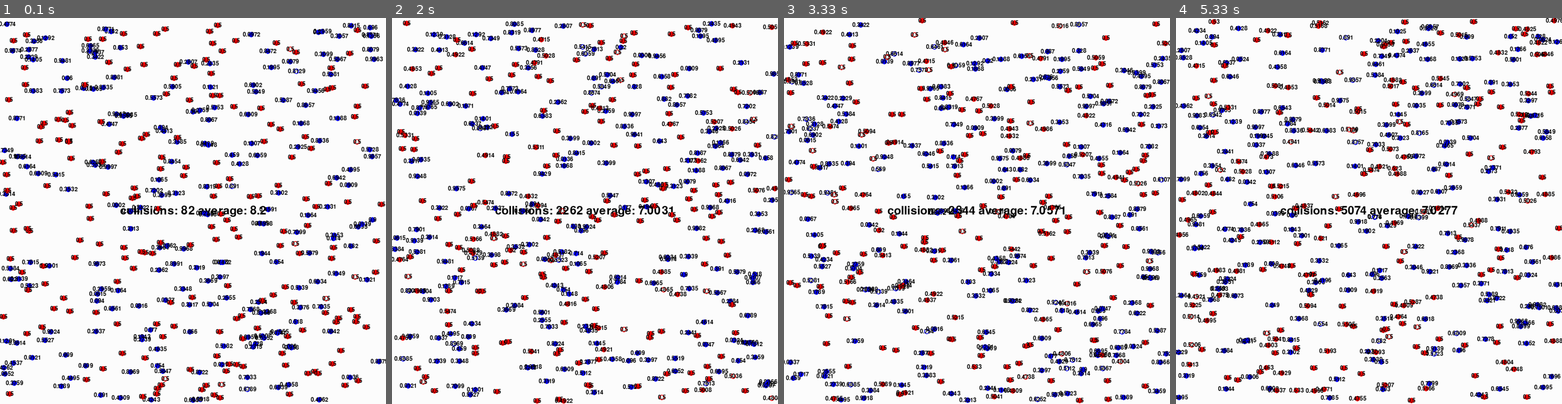
Above: before the commit, frames 1-4 (left to right).
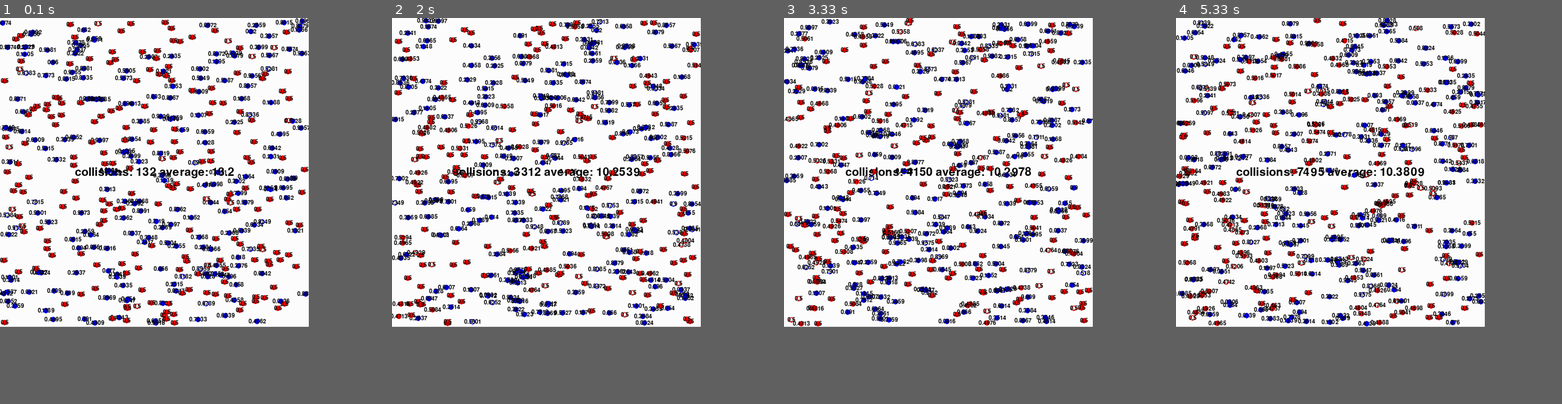
Above: after the commit, the same moments.

Repository: courtiol/choosiness
Game: pygame game, started from simulate.py
Same seed, same stepped clock (60 frames per second), same inputs: the game is played once before the commit and once after it.
Inputs:
- Up to frame 1 (0.1 s): no input
- Up to frame 2 (2 s): hold Right 0.33-0.8 s; hold Right 0.83-1.3 s; hold Left 1.33-1.87 s; hold Left from 1.9 s (still down)
- Up to frame 3 (3.33 s): release Left at 2.37 s; hold Right 2.4-3.03 s; hold Left from 3.07 s (still down)
- Up to frame 4 (5.33 s): release Left at 3.53 s; hold Right 3.57-4.03 s; hold Right 4.07-4.53 s; hold Left 4.57-5.1 s; hold Left from 5.13 s (still down)
In our replay, the window is 900x900 before the commit and 720x720 after it. These sizes can differ from the game's own. Grey fills any space a smaller window leaves; there, only what the larger window draws over its background counts as a difference.

The runs differ from the first frame. In frame 1, 25% of the frame differs, in the area x 0-100%, y 0-100%; in frame 2, 26%; in frame 3, 27%; in frame 4, 27%.

Commit message:
First fix for visualization with matplotlib - all 4 diagrams are now realized as subplots - size dynamic dependent of the window size

Diff:
--- a/CSimulation.py
+++ b/CSimulation.py
@@ -3,7 +3,7 @@
 from Visualization.CVisualizationBaseClass import CSimpleVisualization
 from Visualization.VisualizationWithPygame import CDiagramVisualizationOfSimulation
 from Visualization.VisualizationWithPygame import CNoVisualizationOfSimulation
-from Visualization.VisualizationWithPygame import CTestVisualization
+from Visualization.VisualizationWithPygame import CVisualizationWithMatplotlib
 import pickle
 
 
@@ -22,8 +22,8 @@
 
 class CSimulationSettings:
     def __init__(self):
-        self.width = 1000
-        self.height = 1000
+        self.width = 800
+        self.height = 800
         self.size_of_population = 400
         self.sex_ratio = 0.5
         self.s = 0.999
@@ -53,7 +53,7 @@
         self.visualizations_of_simulation.append(self.graphics_2D)
         self.visualizations_of_simulation.append(self.graphics_diagram)
         self.visualizations_of_simulation.append(CNoVisualizationOfSimulation(self))  # no visualization
-        self.visualizations_of_simulation.append(CTestVisualization(self))
+        self.visualizations_of_simulation.append(CVisualizationWithMatplotlib(self))
         self.graphicsSimulation = self.visualizations_of_simulation[0]
         self.visualization_pointer = 0  # which visualization
 
--- a/Visualization/VisualizationWithPygame.py
+++ b/Visualization/VisualizationWithPygame.py
@@ -15,11 +15,13 @@
 class CVisualizationWithPygame(CVisualizationBaseClass):
     def __init__(self, simulation):
         CVisualizationBaseClass.__init__(self, simulation)
+        self.width_of_window = self.simulation.settings.width #ToDo: Assign better with parameters of constructor
+        self.height_of_window = self.simulation.settings.height
 
     # overwrite
     def init_display(self):
         global screen
-        screen = pygame.display.set_mode((self.simulation.settings.width, self.simulation.settings.height))
+        screen = pygame.display.set_mode((self.width_of_window, self.height_of_window))
         pygame.display.set_caption("Simulation with "+str(self.simulation.population.get_current_females_size()) +
                                    ' females in red and '+str(self.simulation.population.get_current_males_size()) +
                                    ' males in blue')
@@ -277,61 +279,67 @@
 # useful tutorial for matplotlib http://matplotlib.org/users/pyplot_tutorial.html
 
 
-class CTestVisualization(CVisualizationWithPygame):
+class CVisualizationWithMatplotlib(CVisualizationWithPygame):
+    """
+    Display statistics of the the simulation with 4 histograms (for female choosiness, male choosiness, female quality,
+    male quality)
+    """
     def __init__(self, simulation):
         CVisualizationWithPygame.__init__(self, simulation)
-        self.fig = pylab.figure(figsize=[4, 4], dpi=100)
-        self.ax = self.fig.add_subplot(111)
+
+        x_size = int(self.width_of_window/100)
+        y_size = int(self.height_of_window/100)
+        self.fig = pylab.figure(figsize=[x_size, y_size], dpi=100)
+
         self.canvas = agg.FigureCanvasAgg(self.fig)
         self.num_bins = 20
-        # it not necessary to update in every step the graphics
+
+        # it is not necessary to update in every step the graphics
         # take expected life = average time of one generation as update rate
-        self.update_in_every_n_step = int(round(1/(1-self.simulation.settings.s)))
+        # self.update_in_every_n_step = int(round(1/(1-self.simulation.settings.s)))
+        self.update_in_every_n_step = 1 # ToDo: comment and take line up
         self.counter = 0
 
     def draw_simulation(self):
         if self.counter != 0:
             return
-        #ToDo: Make all plots as subplots. (See here: http://matplotlib.org/examples/pylab_examples/subplots_demo.html)
         self.counter = (self.counter+1) % self.update_in_every_n_step
 
-        # collect data for plots
+        # Get data to plot
         females_choosiness = self._get_female_choosiness_array()
         males_choosiness = self._get_male_choosiness_array()
         females_quality = self._get_female_quality_array()
         males_quality = self._get_male_quality_array()
 
-        # clears the previous diagram
-        self.canvas.figure.clf()
-
-        # make four subplots
-        f, axarr = plt.subplots(2, 2)
-        self._plot(females_choosiness, 'red', 'Choosiness of Females', 'choosiness', axarr[0, 0])
-        self._plot(males_choosiness, 'blue', 'Choosiness of Males', 'choosiness', axarr[0, 1])
-        self._plot(females_quality, 'red', 'Quality of Females', 'quality', axarr[1, 0])
-        self._plot(males_quality, 'blue', 'Quality of Males', 'quality', axarr[1, 1])
-
-        #draw the new diagram
+        # assemble plot
+        self.canvas.figure.clf()  # clears the previous diagram
+        plt.subplot(221) # first subplot of 2×2 subplots
+        self._plot(females_choosiness, 'red', 'Choosiness of Females', 'choosiness')
+        plt.subplot(222) # second subplot of 2×2 subplots
+        self._plot(males_choosiness, 'blue', 'Choosiness of Males', 'choosiness')
+        plt.subplot(223) # third subplot of 2×2 subplots
+        self._plot(females_quality, 'red', 'Quality of Females', 'quality')
+        plt.subplot(224) # fourth subplot of 2×2 subplots
+        self._plot(males_quality, 'blue', 'Quality of Males', 'quality')
         self.canvas.draw()
+
+        # prepare plot
         renderer = self.canvas.get_renderer()
         raw_data = renderer.tostring_rgb()
         size = self.canvas.get_width_height()
         surf = pygame.image.fromstring(raw_data, size, "RGB")
 
+        # plot it in pygame
         screen.blit(surf, (0, 0))
-        #screen.blit(male_surf, (400, 0))
-        #screen.blit(female_surf, (0, 400))
-        #screen.blit(male_surf, (400, 400))
 
         pygame.display.flip()
 
-    def _plot(self, data, colour, title, x_axis_label, fig):  # ToDo: fix this as data and colour are not used
+    def _plot(self, data, colour, title, x_axis_label):
         # n, bins, patches = plt.hist(data, self.num_bins, normed=False, facecolor=colour, alpha=0.5)
-        fig.hist(data, self.num_bins, normed=False, facecolor=colour, alpha=0.5)
-        #fig.xlabel(x_axis_label)
-        #fig.ylabel("Frequency")
-        fig.set_title(title)
-        #fig.plot(0,0)
+        plt.hist(data, self.num_bins, normed=False, facecolor=colour, alpha=0.5)
+        plt.xlabel(x_axis_label)
+        plt.ylabel("Frequency")
+        plt.title(title)
 
     def _get_male_choosiness_array(self):
         return [ind.phi for ind in self.simulation.population.males]
